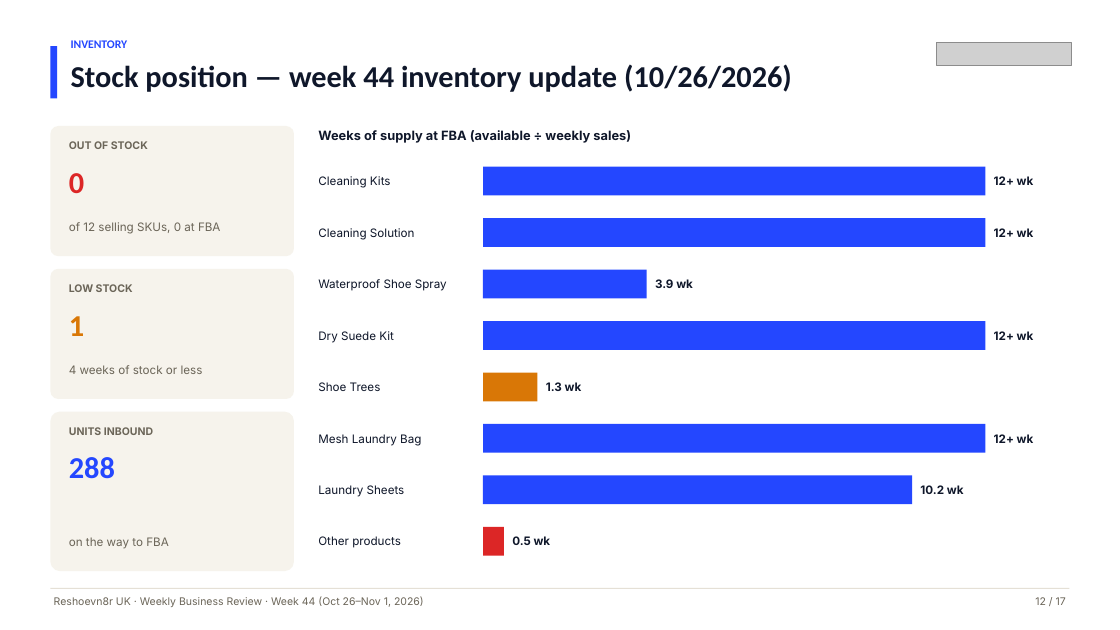
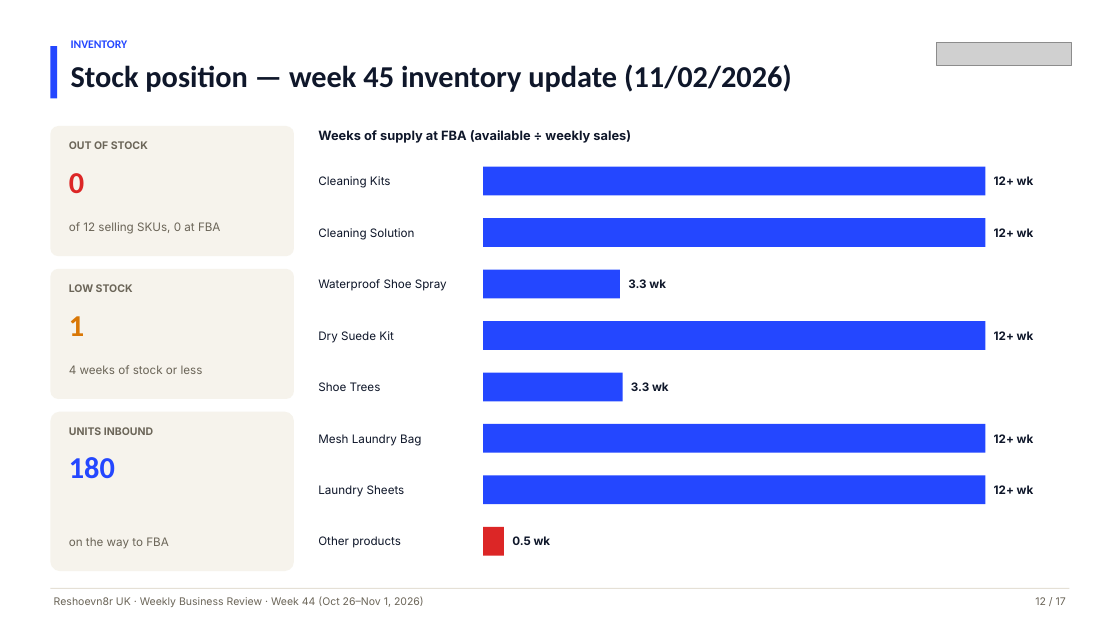
Before and after one commit to RONFSG/flagship-growth-reports, a slide deck: slide 12 of reshoevn8r-uk/deck/2026-11-01/Reshoevn8r-UK-Weekly-Business-Review-Week-44-2026-11-01.pptx. Drawn at 1120x630 pixels with LibreOffice and Linux fonts; fonts in the diff are those of the drawing; grey boxes stand for pictures. Boxes give left, top, right and bottom in pixels: in the first picture for what was removed or moved away, otherwise in the second. Text is boxed around its words. In the diff, an @@ line names an element or a change of style, - is before the commit and + after.

```diff
--- a/reshoevn8r-uk/deck/2026-11-01/Reshoevn8r-UK-Weekly-Business-Review-Week-44-2026-11-01.pptx
+++ b/reshoevn8r-uk/deck/2026-11-01/Reshoevn8r-UK-Weekly-Business-Review-Week-44-2026-11-01.pptx
@@ text at [71,64,792,92]: text changed @@
-Stock position — week 44 inventory update (10/26/2026)
+Stock position — week 45 inventory update (11/02/2026)
@@ rectangle: place and size @@
-rectangle at [483,270,647,298]
+rectangle at [483,270,620,298]
@@ text at [628,279,666,288]: text changed @@
-3.9 wk
+3.3 wk
@@ rectangle: place and size @@
-rectangle at [483,372,538,401]
+rectangle at [483,372,623,401]
@@ rectangle at [483,372,623,401]: fill #D97706 to #2447FF @@
@@ text at [631,382,669,391]: text changed @@
-1.3 wk
+3.3 wk
@@ text at [69,457,115,479]: text changed @@
-288
+180
@@ rectangle: place and size @@
-rectangle at [483,476,912,504]
+rectangle at [483,476,986,504]
@@ text at [994,485,1034,494]: text changed @@
-10.2 wk
+12+ wk
```
Also in this commit, not shown: 6 other files.
